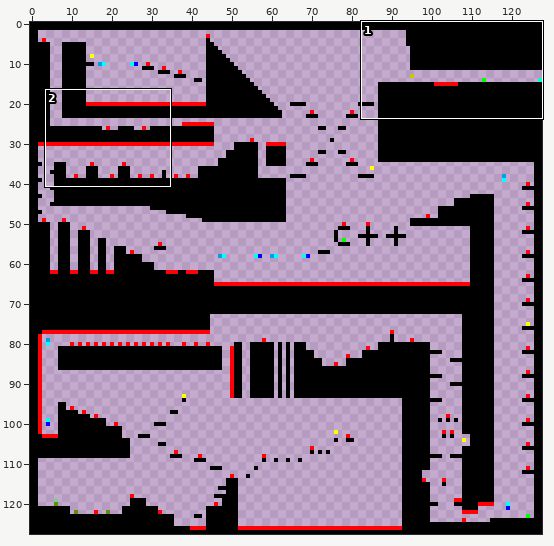
Two states of a sprite sheet, psd/LevelMaps/LevelMap1.png. The picture above shows the old version from afar; the outline marks the close-up.
Close-up. Earlier state:
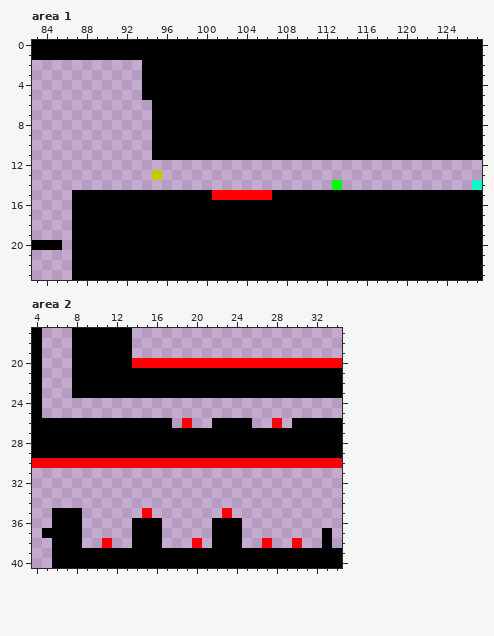
The file is 128x128 pixels. Colours within 5 levels of each other are drawn and written as one. Shown: area 1: x 83..127, y 0..23; area 2: x 4..34, y 17..40. The commit also changed other parts of the picture, which this record leaves out.
After:
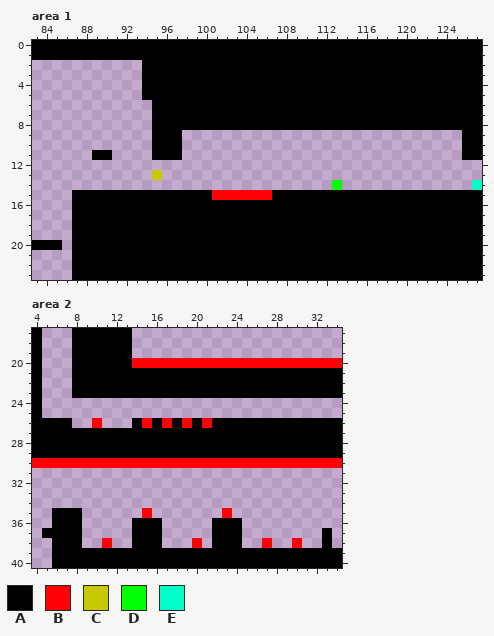
Palette (. is transparent): A #000000  B #ff0004  C #c8c800  D #00ff00  E #02ffc8
Diff:
Area 1:
y 9..10: x 98..125 AAAAAAAAAAAAAAAAAAAAAAAAAAAA -> ............................
y 11: x 89..90 .. -> AA; x 98..125 AAAAAAAAAAAAAAAAAAAAAAAAAAAA -> ............................
Area 2:
y 26: x 8..13 AAAAAA -> ..B...; x 15 A -> B; x 17..18 A. -> BA; x 20..21 .. -> AB; x 26..29 ..B. -> AAAA
